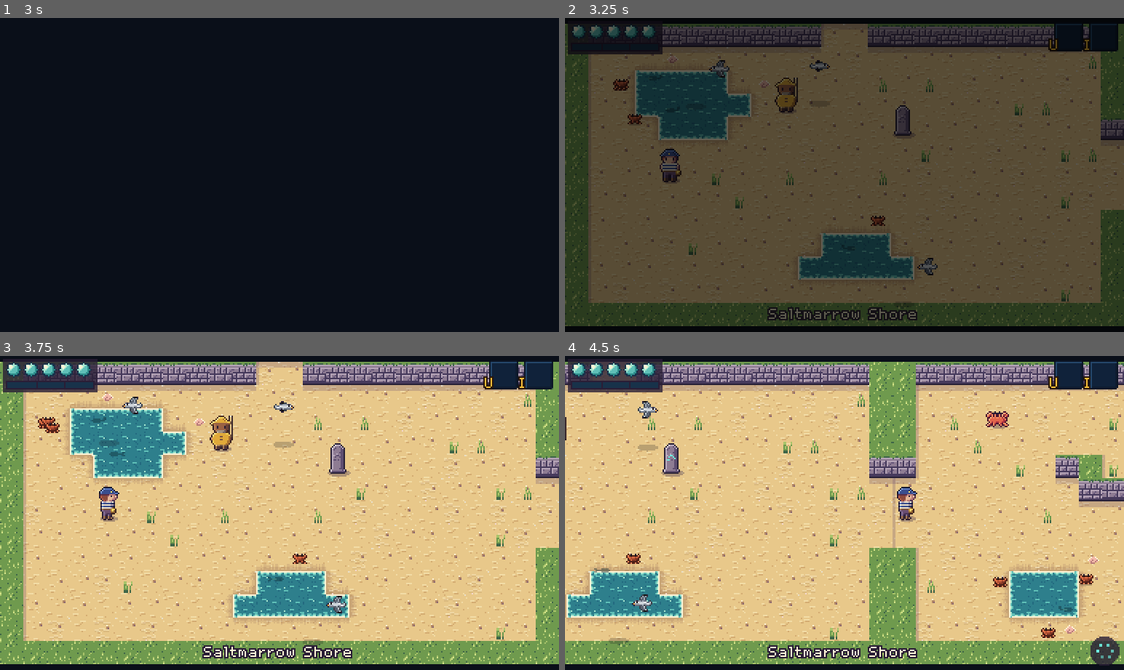
Above: before the commit, frames 1-4 (two rows, left to right).
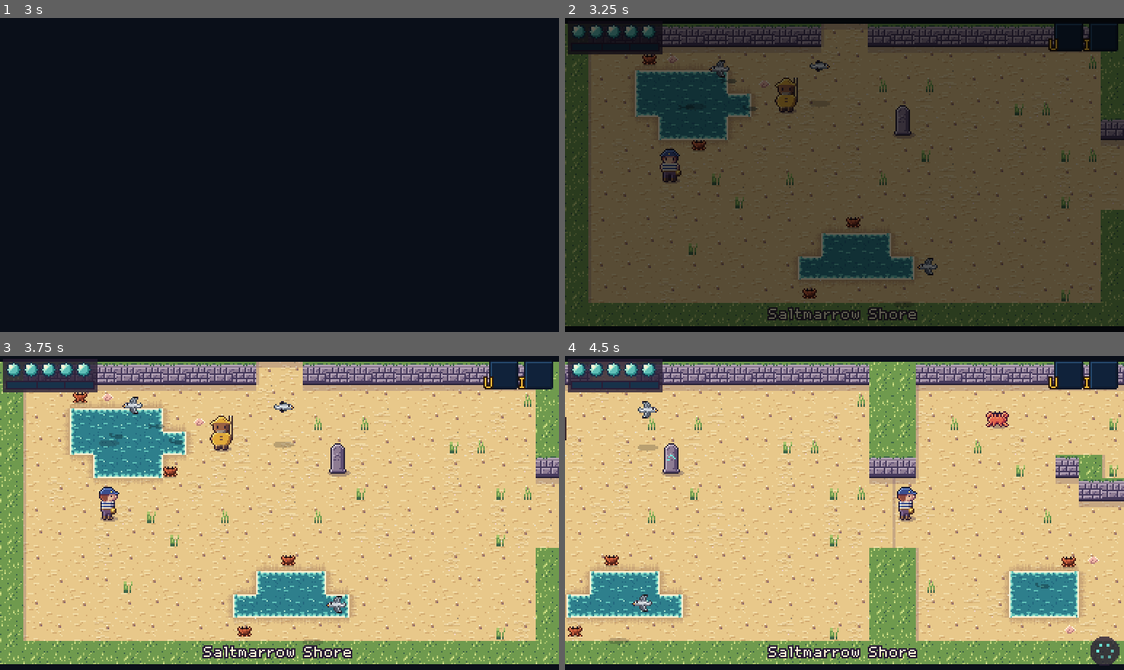
Above: after the commit, the same moments.

Repository: ashciraulo/Leviathan
Game: Godot game, scene res://tests/smoke_test.tscn
The game is run twice, just before and just after one commit, with the same random seed, the same clock (stepped at 60 frames per second) and the same inputs. This scene is started directly instead of the project's main scene.
Inputs (mouse positions are in pixels of both pictures, inside the frame that each line leads up to):
- Up to frame 1 (3 s): tap Enter (ui_accept) at 0.5, 0.77, 1.07, 1.25, 2, 2.75 s; move the mouse to (402, 159) at 0.52 s; hold D (move_right) 0.53-1.25 s; hold J (attack) 0.53-1.25 s; click (402, 159) at 0.67 s; drag from (167, 190) to (251, 237) at 1.27 s; move the mouse to (335, 105) at 2.02 s; hold D (move_right) 2.03-2.75 s; hold K (interact) 2.03-2.75 s; drag from (251, 237) to (111, 127) at 2.77 s
- Up to frame 2 (3.25 s): no input
- Up to frame 3 (3.75 s): move the mouse to (447, 560) at 3.52 s; hold A (move_left) from 3.53 s (still down); hold I (item_2) from 3.53 s (still down)
- Up to frame 4 (4.5 s): tap Enter (ui_accept) at 3.77, 4.07 s; release A (move_left) at 4.25 s; release I (item_2) at 4.25 s; drag from (676, 465) to (1118, 531) at 4.27 s

Frame 1 is identical in both runs. In frame 2, 0.6% of the frame differs, in the area x 5-100%, y 1-91%; in frame 3, 2.7%; in frame 4, 2.8%, in the area x 0-100%, y 9-91%.

Commit message:
Ambience review fixes: fish keep to the water, no splash caption, both ripples
Fish only swim to spots reachable in a straight line over water, so they
no longer glide (or splash) across sand between pools. The fish splash is
background sound and no longer takes a caption line from important
sounds. Saltmarrow's ripple overlay uses an odd period so both variants
appear.

Co-Authored-By: Claude Opus 5.5 <noreply@anthropic.com>
Claude-Session: https://claude.ai/code/session_01UYEn5XZXkHTUvmfLbrhNvJ

Diff:
--- a/locale/strings.csv
+++ b/locale/strings.csv
@@ -474,7 +474,6 @@
 CAPTION_TELL,Enemy winds up
 CAPTION_GUST,Wind gusts
 CAPTION_TIDE,Tide rushing in
-CAPTION_FISH,Fish splashing
 CAPTION_TIDE_EBB,Tide draining away
 CAPTION_SAND,Sand hissing
 CAPTION_HISS,Steam hisses
--- a/scripts/autoload/audio.gd
+++ b/scripts/autoload/audio.gd
@@ -157,7 +157,7 @@
 	"seal_bark": {"wave": "square", "f0": 330.0, "f1": 220.0, "dur": 0.25, "vol": 0.3, "caption": "CAPTION_TELL"},
 	"tide_rise": {"wave": "noise", "f0": 400.0, "f1": 1400.0, "dur": 1.6, "vol": 0.3, "caption": "CAPTION_TIDE"},
 	"tide_ebb": {"wave": "noise", "f0": 1400.0, "f1": 300.0, "dur": 1.6, "vol": 0.3, "caption": "CAPTION_TIDE_EBB"},
-	"fish_jump": {"wave": "noise", "f0": 2400.0, "f1": 900.0, "dur": 0.18, "vol": 0.12, "caption": "CAPTION_FISH"},
+	"fish_jump": {"wave": "noise", "f0": 2400.0, "f1": 900.0, "dur": 0.18, "vol": 0.12},
 	"tide_sweep": {"wave": "noise", "f0": 1600.0, "f1": 300.0, "dur": 0.5, "vol": 0.4},
 	"sand_hiss": {"wave": "noise", "f0": 3000.0, "f1": 1800.0, "dur": 0.5, "vol": 0.2, "caption": "CAPTION_SAND"},
 	"jaw_rattle": {"wave": "noise", "f0": 900.0, "f1": 700.0, "dur": 0.5, "vol": 0.3, "steps": 5, "caption": "CAPTION_TELL"},
--- a/scripts/world/ambience.gd
+++ b/scripts/world/ambience.gd
@@ -138,7 +138,28 @@
 
 func _new_fish() -> Dictionary:
 	var at := _pick(_water)
-	return {"pos": at, "to": _pick(_water), "clock": _rnd.randf() * 4.0, "jump": _rnd.randf_range(4.0, 12.0)}
+	var f := {"pos": at, "to": at, "clock": _rnd.randf() * 4.0, "jump": _rnd.randf_range(4.0, 12.0)}
+	f["to"] = _fish_target(at)
+	return f
+
+
+## Somewhere a fish can swim to in a straight line without crossing land:
+## a few tries at a random water spot, or stay put.
+func _fish_target(from: Vector2) -> Vector2:
+	for attempt in 8:
+		var to := _pick(_water)
+		if _all_water(from, to):
+			return to
+	return from
+
+
+func _all_water(from: Vector2, to: Vector2) -> bool:
+	var steps := maxi(1, int(from.distance_to(to) / 4.0))
+	for i in steps + 1:
+		var tile := Vector2i((from.lerp(to, float(i) / steps) / Room.TILE).floor())
+		if _room.tile_at(tile.x, tile.y) != "~":
+			return false
+	return true
 
 
 func _new_crab() -> Dictionary:
@@ -215,7 +236,7 @@
 	var pos: Vector2 = f["pos"]
 	var to: Vector2 = f["to"]
 	if pos.distance_to(to) < 2.0:
-		f["to"] = _pick(_water)
+		f["to"] = _fish_target(pos)
 	else:
 		f["pos"] = pos.move_toward(to, FISH_SPEED * delta)
 	f["jump"] = float(f["jump"]) - delta
--- a/scripts/world/room.gd
+++ b/scripts/world/room.gd
@@ -137,7 +137,7 @@
 	"saltmarrow": {
 		"floor": "sand_%d", "wall_top": "cliff_top_%d", "wall_face": "cliff_face_%d",
 		"water": "water_%d", "water_edge": "foam_%s_%d", "damp": "damp_%s",
-		"wet_deco": "shell_%d", "dry_deco": "grass_%d", "floor_overlay": ["ripple_%d", 6],
+		"wet_deco": "shell_%d", "dry_deco": "grass_%d", "floor_overlay": ["ripple_%d", 7],
 	},
 	"brinewood": {
 		"floor": "peat_%d", "wall_top": "canopy_%d", "wall_face": "roots_%d",
--- a/tests/smoke_test.gd
+++ b/tests/smoke_test.gd
@@ -3332,6 +3332,14 @@
 	_check(bool(crab["fleeing"]) or (crab["pos"] as Vector2).distance_to(start) > 6.0, "a crab scuttles off when Wren comes close")
 	var tile := Vector2i(floori((crab["pos"] as Vector2).x / Room.TILE), floori((crab["pos"] as Vector2).y / Room.TILE))
 	_check(room.tile_at(tile.x, tile.y) == ".", "and stays on the sand")
+	# Fish never swim across land between pools.
+	var dry := false
+	for f: Dictionary in life.fish:
+		for target: Vector2 in [f["pos"] as Vector2, f["to"] as Vector2]:
+			var at := Vector2i((target / Room.TILE).floor())
+			dry = dry or room.tile_at(at.x, at.y) != "~"
+		dry = dry or not life._all_water(f["pos"], f["to"])
+	_check(life.fish.size() > 0 and not dry, "fish keep to the water")
 	game.queue_free()
 	await _wait(0.1)
 	# Dungeons are left quiet.
